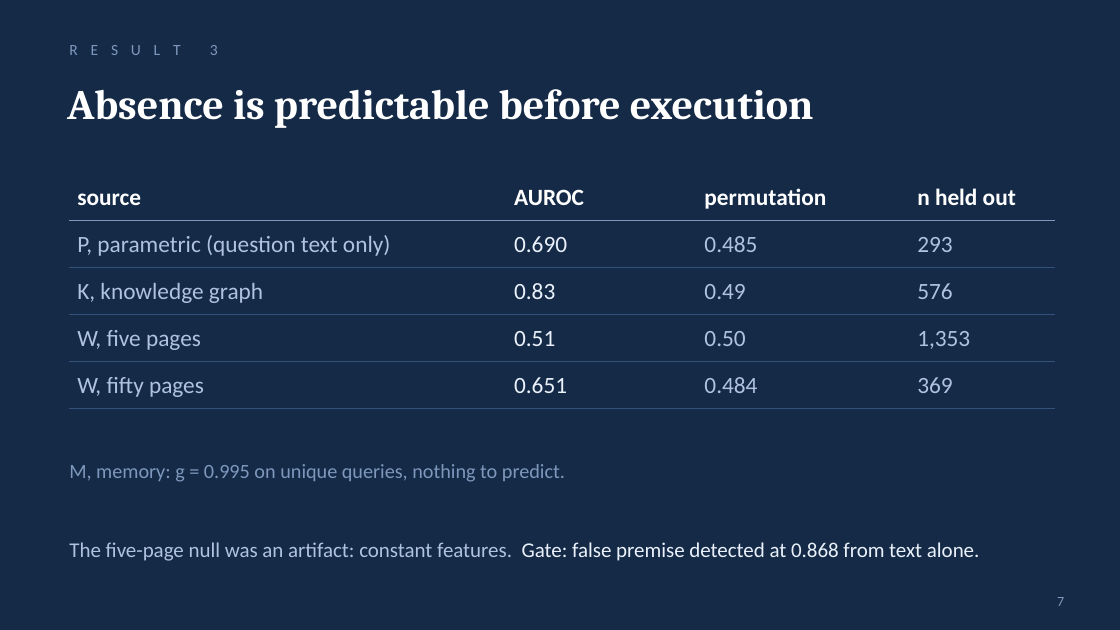
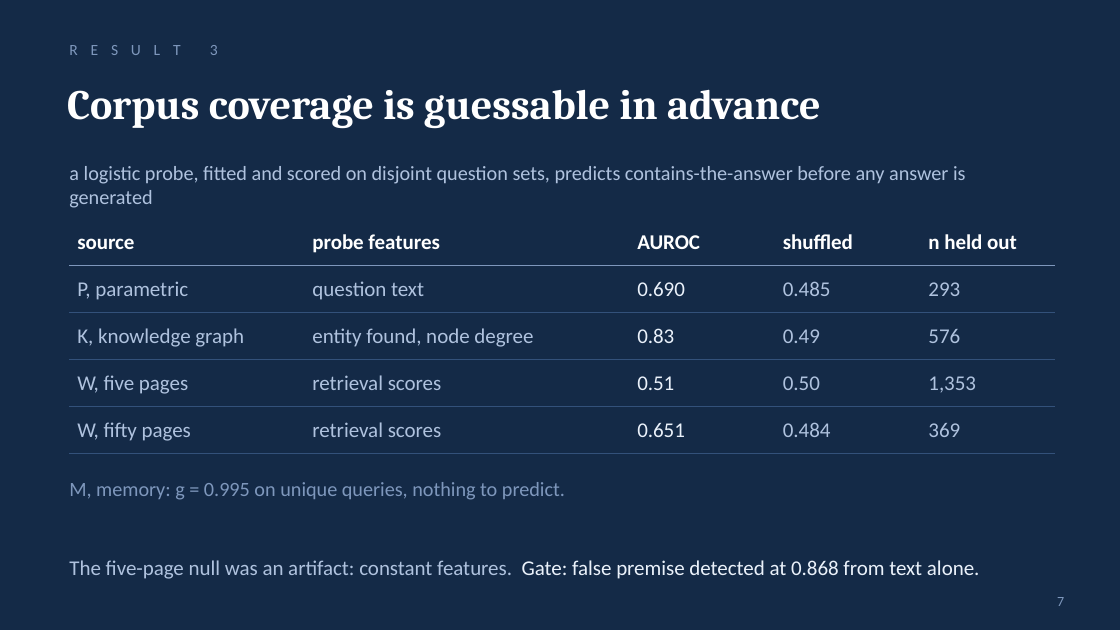
Before and after one commit to shecode-hue/knowing-where-not-to-look, a slide deck: slide 7 of presentation/knowing_where_not_to_look.pptx. Drawn at 1120x630 pixels with LibreOffice and Linux fonts; fonts in the diff are those of the drawing. Boxes give left, top, right and bottom in pixels: in the first picture for what was removed or moved away, otherwise in the second. Text is boxed around its words. In the diff, an @@ line names an element or a change of style, - is before the commit and + after.

Commit message:
Make Results 1 to 3 concrete: name the manipulation, define the sample
The dissociation plate's bar labels now read 'retriever upgraded, same
5-page corpus, n = 2,706' and 'corpus 5 to 50 pages, same retriever,
n = 738'; a definition line under the figure spells out what upgraded
means. The depth slide states its sample and comparison. Result 3 is
retitled 'Corpus coverage is guessable in advance', gains a method line
and a probe-features column per source. Two residual lint flags are
false positives, proven against the shipping Calibri metrics.

```diff
--- a/presentation/knowing_where_not_to_look.pptx
+++ b/presentation/knowing_where_not_to_look.pptx
@@ text at (x1=67, y1=89, x2=821, y2=129): text changed @@
-Absence is predictable before execution
+Corpus coverage is guessable in advance
@@ text added at (x1=69, y1=166, x2=966, y2=208), 13 pt, text #AFC2DE @@
+a logistic probe, fitted and scored on disjoint question sets, predicts contains-the-answer before any answer is generated
@@ table at (x1=69, y1=218, x2=1055, y2=445) @@
-column 1: source | P, parametric (question text only) | K, knowledge graph | W, five pages | W, fifty pages
+column 1: source | P, parametric | K, knowledge graph | W, five pages | W, fifty pages
+column 2: probe features | question text | entity found, node degree | retrieval scores | retrieval scores
-column 4, row 1: permutation
+column 4, row 1: shuffled
@@ table moved from (x1=69, y1=174, x2=1055, y2=401) to (x1=69, y1=218, x2=1055, y2=445) @@
@@ text "M, memory: g = 0.995 ..." moved from (x1=69, y1=464, x2=565, y2=482) to (x1=69, y1=482, x2=565, y2=500) @@
@@ text "The five-page null was an ..." moved from (x1=69, y1=542, x2=980, y2=561) to (x1=69, y1=560, x2=980, y2=579) @@
```
Also in this commit, not shown: 2 other slides changed, 2 other files.
